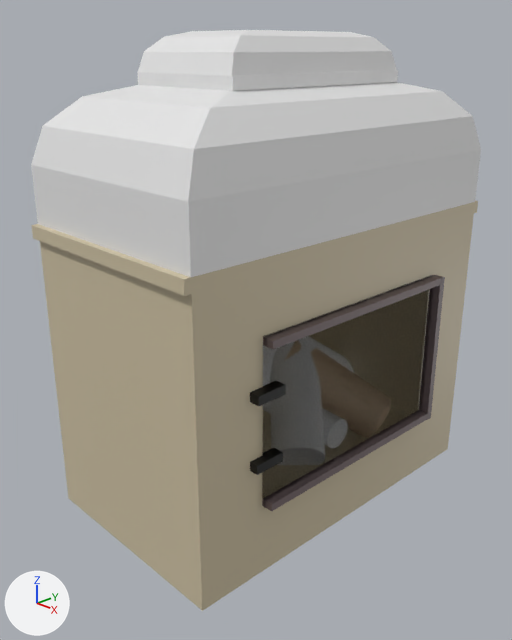
The Blender file fireplace.blend as it was, and as the next commit left it.
Rendered twice from a 50 mm lens placed at (6.57, -6.52, 4.03), pointed at (0.05, -0.32, 0.58). The axes (+X, +Y, +Z) are drawn at lower left. The lights are the same throughout. The first picture is the older version.

Script lines for the objects in view, before the commit:
```python
mat_material = principled_material('Material')
mat_material.base_color = (0.607, 0.525, 0.363)  # beige #ccc0a2
mat_material_007 = principled_material('Material.007')
mat_material_007.base_color = (0.8, 0.8, 0.8)  # white #e7e7e7
me_cube = bpy.data.meshes.new('Cube')
me_cube.from_pydata(...)  # 94 vertices, 92 faces; spans x -1.0..1.0, y -1.03..1.03, z -1.0..1.0
me_cube.materials.append(mat_material)  # beige #ccc0a2
me_cube_001 = bpy.data.meshes.new('Cube.001')
me_cube_001.from_pydata(...)  # 48 vertices, 46 faces; spans x -1.0..1.0, y -1.0..1.0, z -1.0..0.1
me_cube_001.materials.append(mat_material_007)  # white #e7e7e7
me_cube_005 = bpy.data.meshes.new('Cube.005')
me_cube_005.from_pydata(...)  # a box spanning x -1.0..1.0, y -1.0..1.0, z -1.0..1.0
me_cube_005.materials.append(mat_material_010)  # grey #716264
ob_cube = bpy.data.objects.new('Cube', me_cube)
ob_cube.location = (0.0, 0.0, 0.0)
ob_cube.scale = (1.5, 2.55, 2.0)
ob_cube_001 = bpy.data.objects.new('Cube.001', me_cube_001)
ob_cube_001.location = (0.0, 0.0, 4.0)
ob_cube_001.scale = (1.5, 2.55, 2.0)
ob_cube_005 = bpy.data.objects.new('Cube.005', me_cube_005)
ob_cube_005.location = (1.58, 0.0, 1.08)
ob_cube_005.scale = (0.0772, 1.6, 0.0487)
# also in view: 'Cube.004' at (1.53, 0.0, 0.05); 'Cube.006' at (1.58, 0.0, -0.98); 'Cube.007' at (1.58, 1.63, 0.04)
```
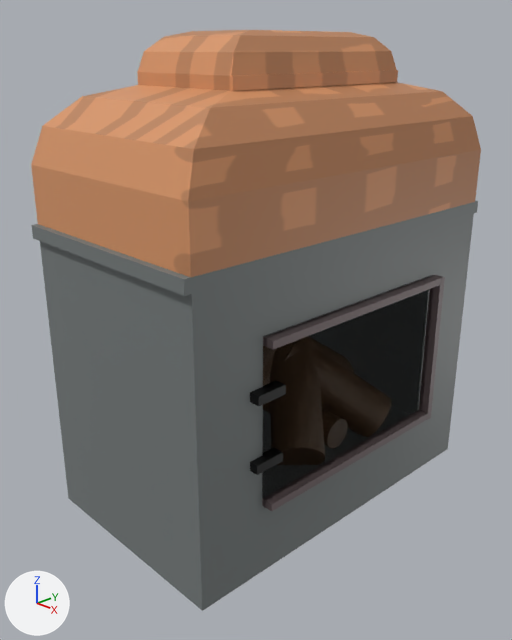
The change in detail:
Picture 'Cube.001 Base Color' (img_cube_001_base_color) is new.
Picture 'Material Base Color' (img_material_base_color) is new.
In material 'Material' (mat_material), base_color is no longer (0.607, 0.525, 0.363), beige #ccc0a2.
In material 'Material' (mat_material), texture is now set to img_material_base_color.
In material 'Material.007' (mat_material_007), base_color is no longer (0.8, 0.8, 0.8), white #e7e7e7.
In material 'Material.007' (mat_material_007), texture is now set to img_cube_001_base_color.

Where the change shows, as pixel boxes [x1, y1, x2, y2] in the pictures (512 x 640 px):
'Cube', surface changed (beige to grey): [31, 201, 478, 611] in both
'Cube.001', surface changed (white to brown): [31, 30, 481, 277] in both
